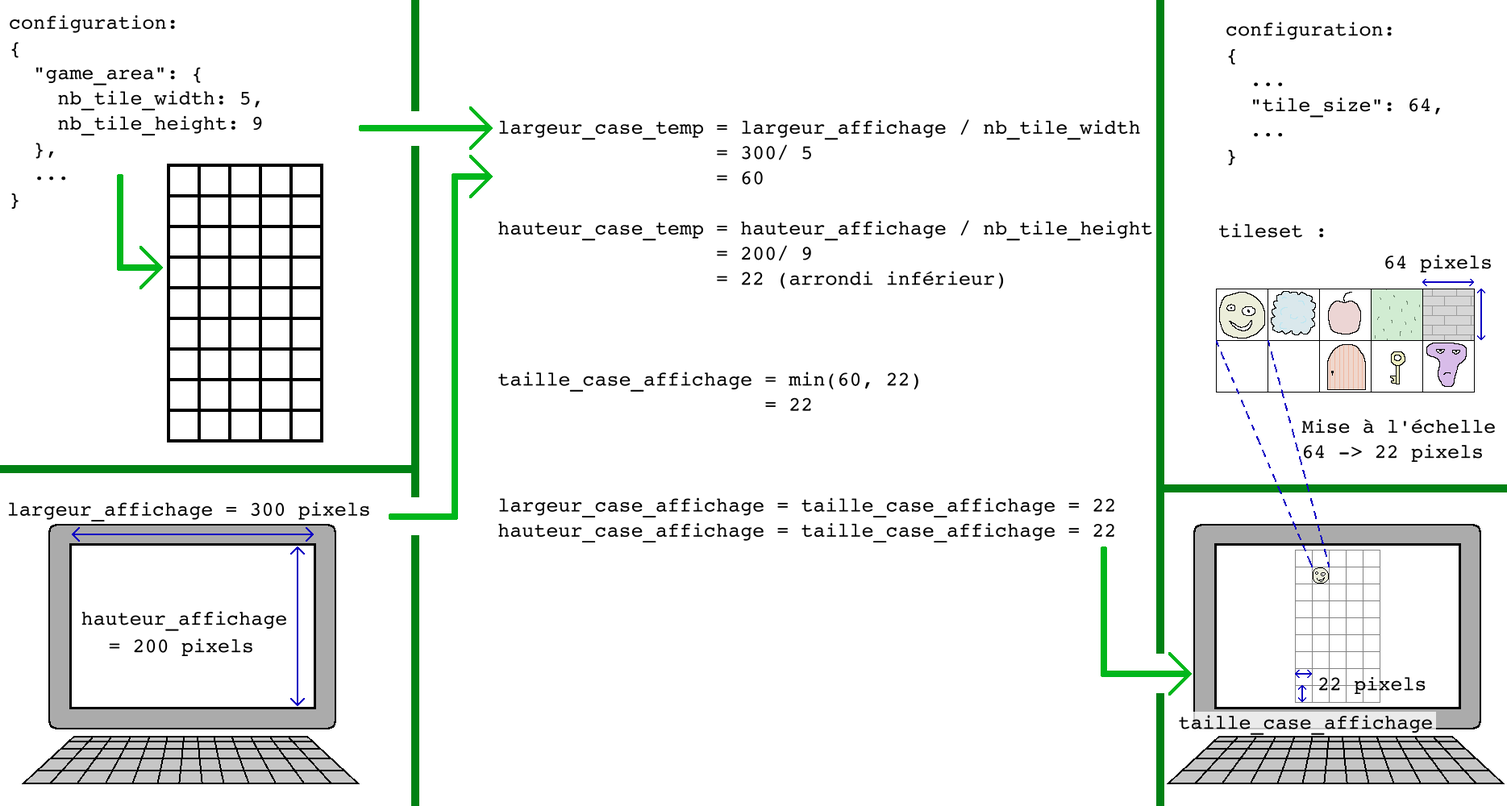
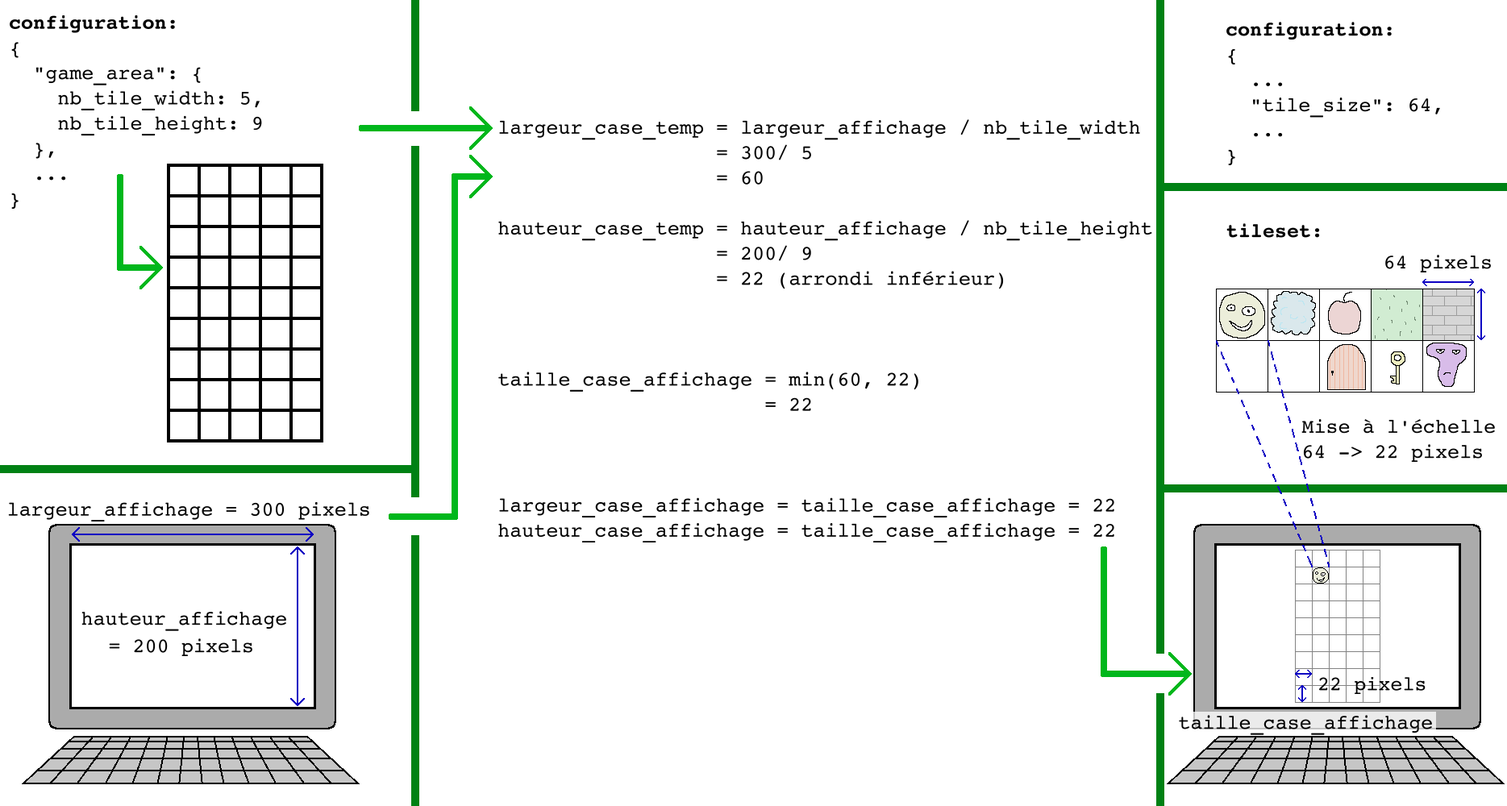
Comparing the layer stacks of the two 1507 x 806 images. Changes:
painted on "Calque de dessin 2" over [9, 15, 1507, 238]
painted on "Calque de dessin 1" over [1164, 183, 1507, 238]
